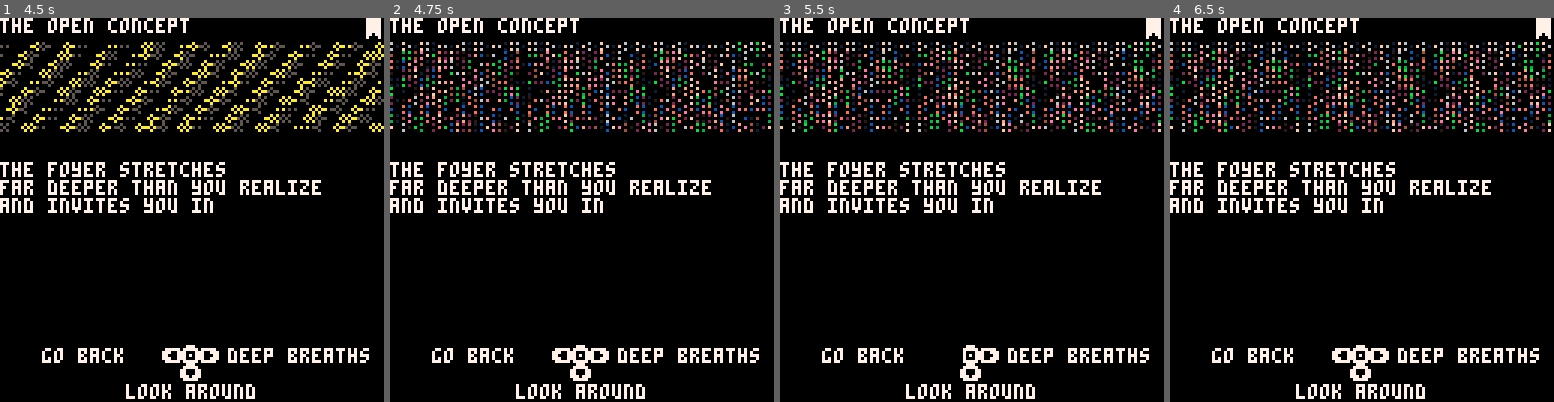
Above: before the commit, frames 1-4 (left to right).
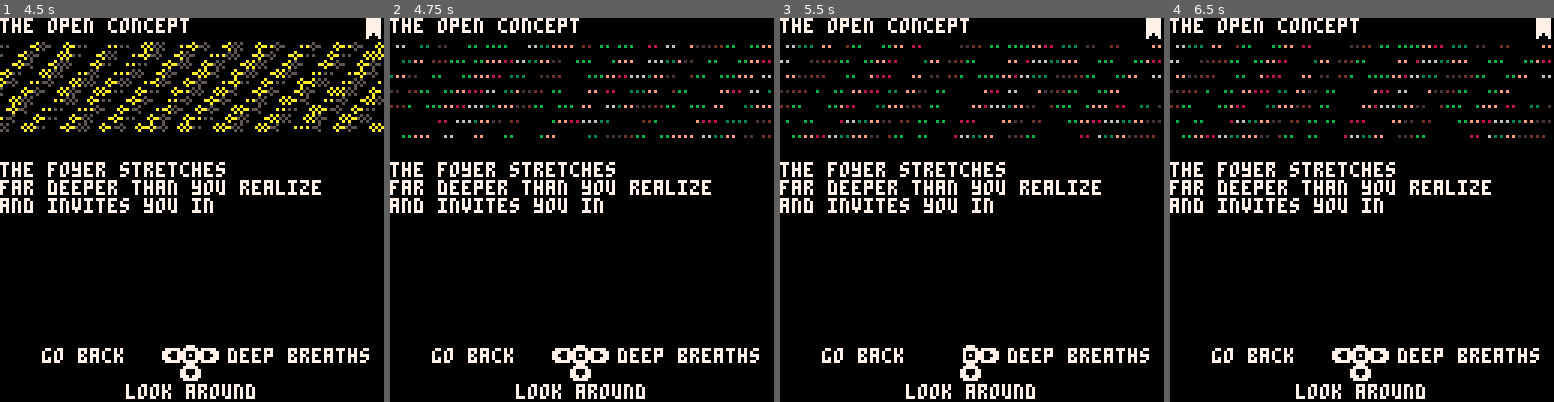
Above: after the commit, the same moments.

Repository: aebrer/pico8_carts
Game: PICO-8 cartridge games/the_trace/the_trace.p8
Two runs of this game, one before a commit and one after it. Both use one fixed random seed, a clock stepped at 60 frames per second and the inputs below.
Inputs:
- Up to frame 1 (4.5 s): tap O (Z key) at 0.33, 0.7, 1.43, 2.22, 3.1, 3.98 s; tap X (X key) at 1.07, 2.07, 2.4, 2.73, 3.07, 3.4, 3.73, 4.07, 4.4 s; hold Left 1.97-2.37 s; hold Down 2.42-2.82 s; hold Right 2.87-3.53 s; hold Up 3.58-4.08 s; hold Right from 4.13 s (still down)
- Up to frame 2 (4.75 s): release Right at 4.53 s; hold Down from 4.58 s (still down); tap X (X key) at 4.73 s
- Up to frame 3 (5.5 s): tap O (Z key) at 4.87 s; tap X (X key) at 5.07, 5.4 s; release Down at 5.08 s; hold Left from 5.13 s (still down)
- Up to frame 4 (6.5 s): tap X (X key) at 5.73, 6.07, 6.4 s; tap O (Z key) at 5.75 s; release Left at 5.8 s; hold Up 5.85-6.18 s; hold Left from 6.23 s (still down)

Frame 1 is identical in both runs. In frame 2, 6.5% of the frame differs, in the area x 0-100%, y 6-32%; in frame 3, 6.6%; in frame 4, 6.6%.

Commit message:
add credits and small audio change to gameover

Diff:
--- a/games/the_trace/the_trace.p8
+++ b/games/the_trace/the_trace.p8
@@ -496,6 +496,9 @@
 lib[title].seed=1
 lib[title].vfx=function()sspr(18,7,11,15,110,-1,11,15)end
 -- lib[title].logo=dg_logo
+add(lib[title].texts,
+"a game by aebrer\n\nwith music/sfx by carson kompon"
+)
 
 -- second page
 tsp="the second page"
@@ -723,19 +726,20 @@
 "look around",
 nil,
 function()
- if rnd()>0.8 then
+ local chk=rnd()
+ if chk>0.8 then
   if not inventory["blank card"] then
    curr_page.text = curr_page.text.."\nyou find a small blank card\nand pocket it."
    inventory["blank card"]=true
   end
  end
- if rnd()<.03 then
+ if chk<.03 then
   if not inventory["open mind"] then
   	inventory["open mind"]=true
   	if(curr_page.text)curr_page.text=curr_page.text.."\nyou've got a pretty open mind."
  	end
  end
- local chk=rnd()
+
  if chk<.66 and chk>=.6 then
   if not inventory["guided tour"] then
   	inventory["guided tour"]=true
Not shown, changed: the thumbnail (__label__) section of games/the_trace/the_trace.p8
Not shown, changed: the music (__music__) section of games/the_trace/the_trace.p8
